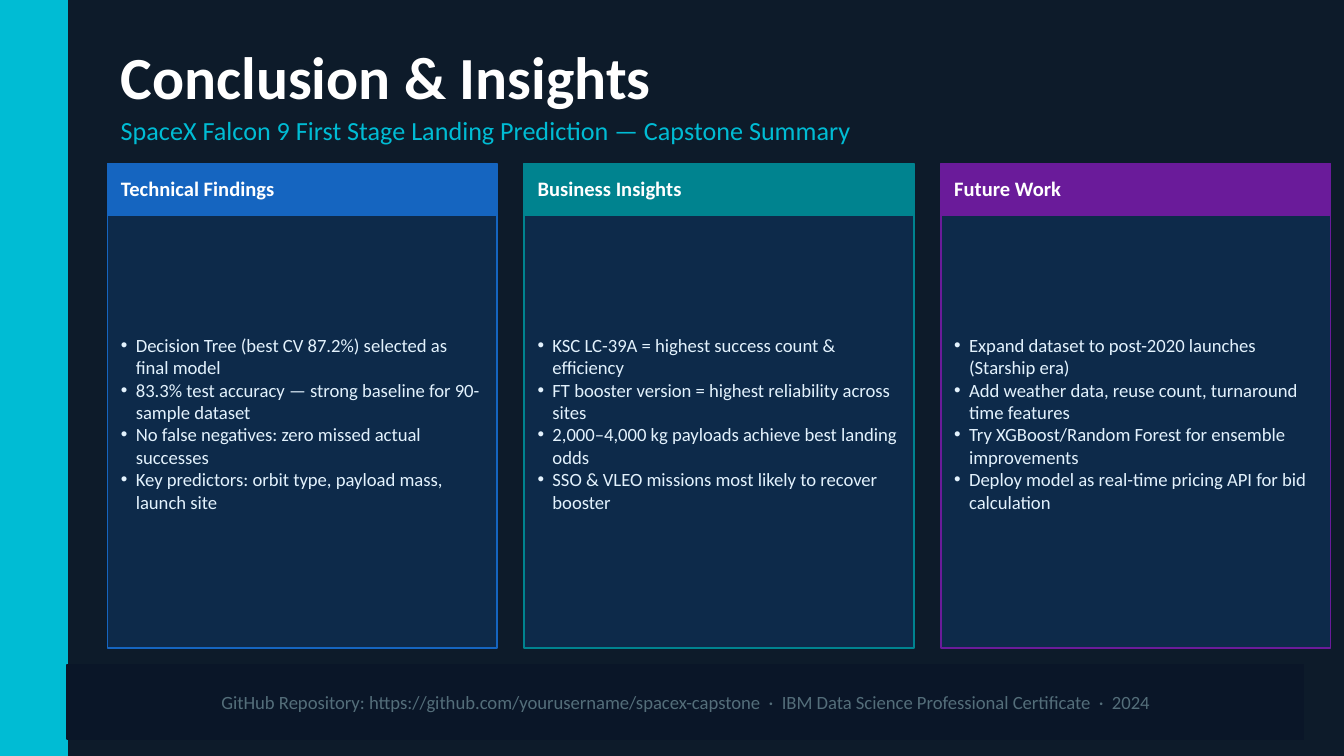
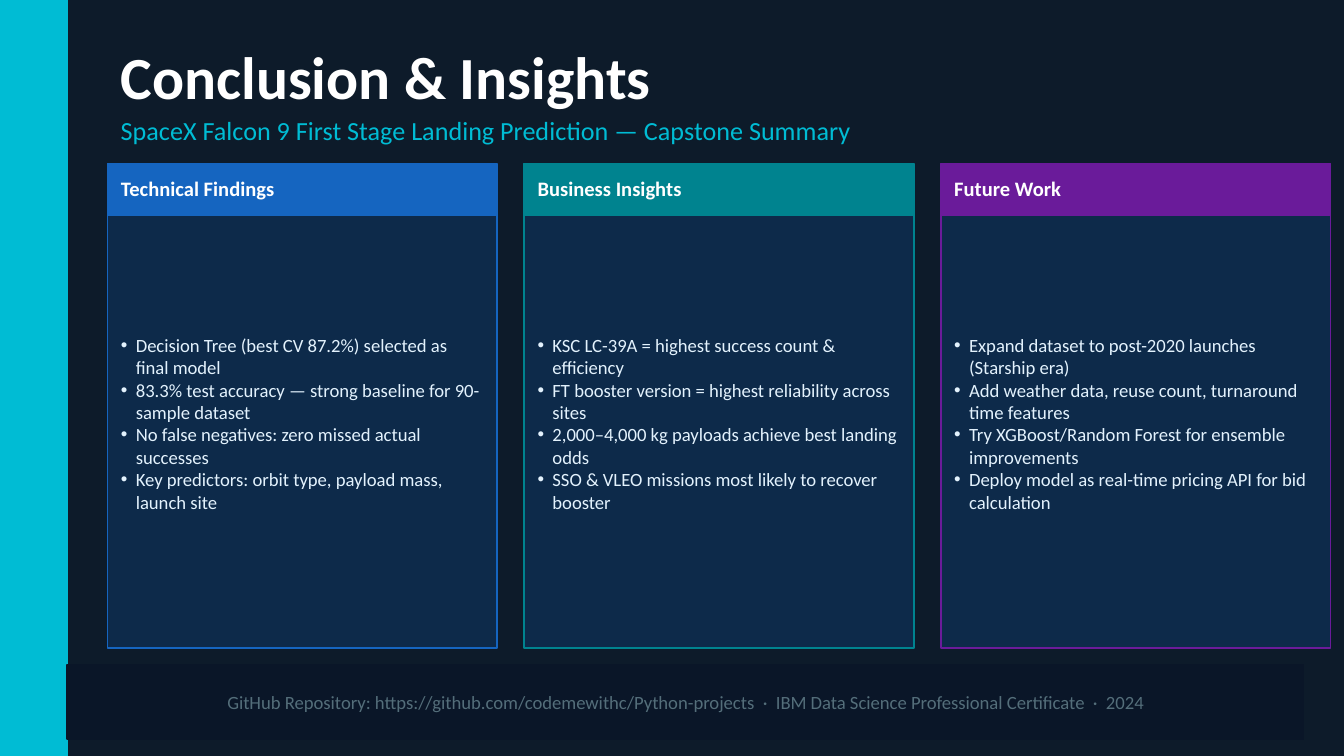
Before and after one commit to codemewithc/Python-projects, a slide deck: slide 13 of spacex-capstone/SpaceX_Capstone_Project_Report.pptx. Drawn at 1344x756 pixels with LibreOffice and Linux fonts; fonts in the diff are those of the drawing. Boxes give left, top, right and bottom in pixels: in the first picture for what was removed or moved away, otherwise in the second. Text is boxed around its words. In the diff, an @@ line names an element or a change of style, - is before the commit and + after.

Commit message:
capstone project edited

```diff
--- a/spacex-capstone/SpaceX_Capstone_Project_Report.pptx
+++ b/spacex-capstone/SpaceX_Capstone_Project_Report.pptx
@@ text at (227, 696, 1144, 712): text changed @@
-GitHub Repository: https://github.com/yourusername/spacex-capstone · IBM Data Science Professional Certificate · 2024
+GitHub Repository: https://github.com/codemewithc/Python-projects · IBM Data Science Professional Certificate · 2024
```
Also in this commit, not shown: 12 other slides changed.
